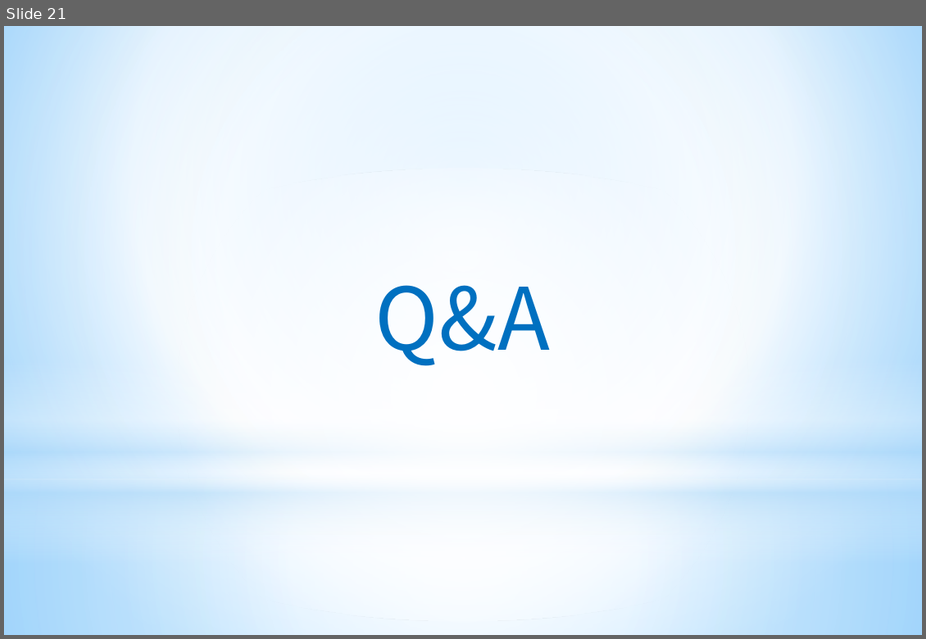
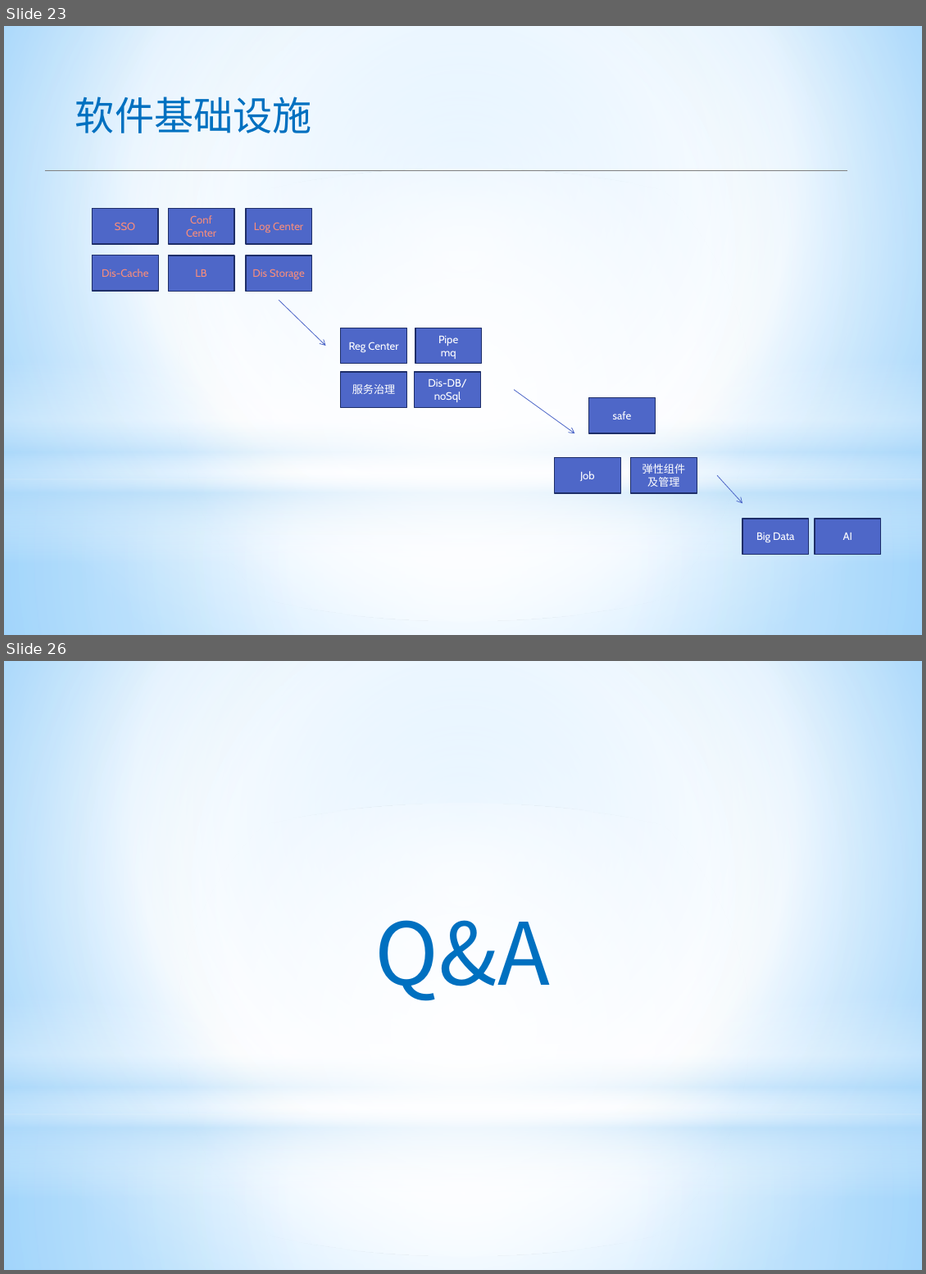
Before and after one commit to apporoad/DesignAndScheme2017, a slide deck: c云服务架构/Saas&Paas架构设计.pptx. Shown one above the other, each under a label of ours: slide 21 before the commit, slides 23 and 26 after it; the slides between them are not shown. The pictures are 926x639 and 926x1274 pixels, drawn with LibreOffice and Linux fonts; fonts in the diff are those of the drawing; background and template pictures are left out. Boxes give left, top, right and bottom in pixels: in the first picture for what was removed or moved away, otherwise in the second. Text is boxed around its words. In the diff, an @@ line names an element or a change of style, - is before the commit and + after.

```diff
--- a/c云服务架构/Saas&Paas架构设计.pptx
+++ b/c云服务架构/Saas&Paas架构设计.pptx
@@ slide 23 added at (4,26,922,635), background gradient #9ED5FF to #FFFFFF to #5BB9FF; not listed: 4 template elements that a slide beside it also shows @@
@@ text added at (75,97,312,133), 44 pt, text #0070C0 @@
+软件基础设施
@@ line added from (45, 170) to (848, 170), #808080 0.75 pt @@
@@ rectangle added at (92,209,157,244), fill #4E67C8, outline #1F2E69 1.25 pt, 12 pt, text #F78D7C @@
+SSO
@@ rectangle added at (168,209,234,244), fill #4E67C8, outline #1F2E69 1.25 pt, 12 pt, text #F78D7C @@
+Conf Center
@@ rectangle added at (246,209,312,244), fill #4E67C8, outline #1F2E69 1.25 pt, 12 pt, text #F78D7C @@
+Log Center
@@ rectangle added at (93,256,158,291), fill #4E67C8, outline #1F2E69 1.25 pt, 12 pt, text #F78D7C @@
+Dis-Cache
@@ rectangle added at (168,256,234,291), fill #4E67C8, outline #1F2E69 1.25 pt, 12 pt, text #F78D7C @@
+LB
@@ rectangle added at (246,256,312,291), fill #4E67C8, outline #1F2E69 1.25 pt, 12 pt, text #F78D7C @@
+Dis Storage
@@ arrow added from (280, 300) to (325, 346), #4E67C8 0.75 pt @@
@@ rectangle added at (341,328,407,363), fill #4E67C8, outline #1F2E69 1.25 pt, 12 pt, text #FFFFFF @@
+Reg Center
@@ rectangle added at (416,328,481,363), fill #4E67C8, outline #1F2E69 1.25 pt, 12 pt, text #FFFFFF @@
+Pipe
+mq
@@ rectangle added at (341,371,407,407), fill #4E67C8, outline #1F2E69 1.25 pt, 12 pt, text #FFFFFF @@
+服务治理
@@ rectangle added at (415,371,480,407), fill #4E67C8, outline #1F2E69 1.25 pt, 12 pt, text #FFFFFF @@
+Dis-DB/noSql
@@ arrow added from (514, 389) to (575, 434), #4E67C8 0.75 pt @@
@@ rectangle added at (589,398,655,434), fill #4E67C8, outline #1F2E69 1.25 pt, 12 pt, text #FFFFFF @@
+safe
@@ rectangle added at (555,457,621,493), fill #4E67C8, outline #1F2E69 1.25 pt, 12 pt, text #FFFFFF @@
+Job
@@ rectangle added at (631,457,697,493), fill #4E67C8, outline #1F2E69 1.25 pt, 12 pt, text #FFFFFF @@
+弹性组件及管理
@@ arrow added from (717, 475) to (743, 503), #4E67C8 0.75 pt @@
@@ rectangle added at (743,519,808,554), fill #4E67C8, outline #1F2E69 1.25 pt, 12 pt, text #FFFFFF @@
+Big Data
@@ rectangle added at (815,519,881,554), fill #4E67C8, outline #1F2E69 1.25 pt, 12 pt, text #FFFFFF @@
+AI
@@ what was slide 21 is now slide 26 @@
```
Also in this commit, not shown: 2 slides changed, 5 other slides added, 1 slide removed.
